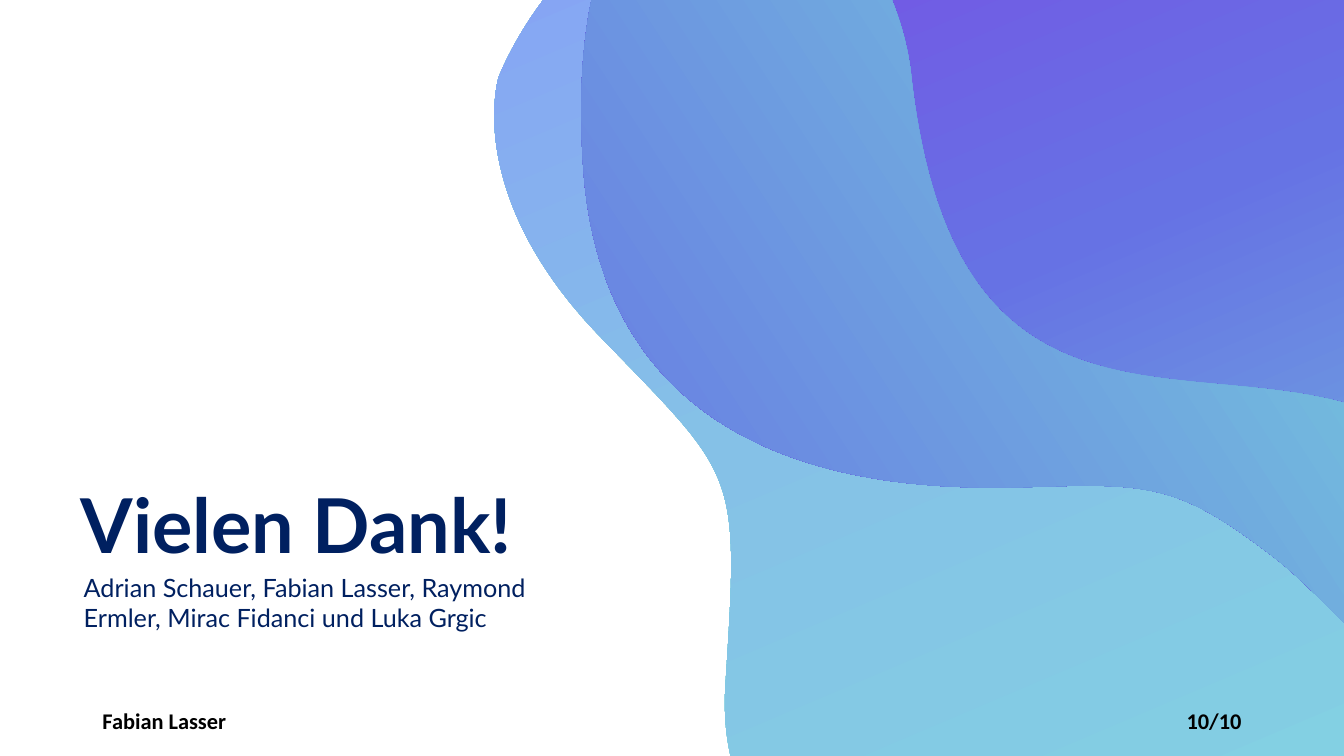
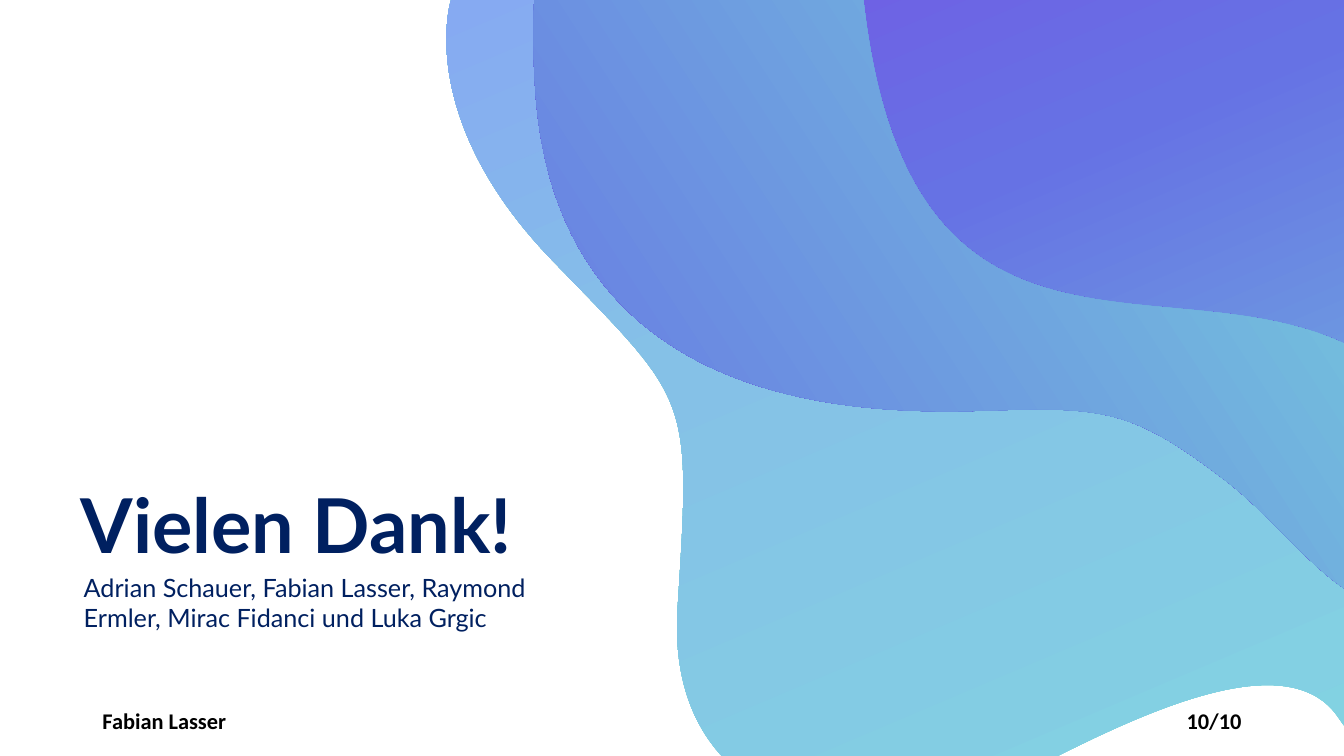
Before and after one commit to LuckyForce/ShareList, a slide deck: slide 10 of documents/T3-ShareList-Statusbericht_v1.0.pptx. Drawn at 1344x756 pixels with LibreOffice and Linux fonts; fonts in the diff are those of the drawing. Boxes give left, top, right and bottom in pixels: in the first picture for what was removed or moved away, otherwise in the second. Text is boxed around its words. In the diff, an @@ line names an element or a change of style, - is before the commit and + after.

```diff
--- a/documents/T3-ShareList-Statusbericht_v1.0.pptx
+++ b/documents/T3-ShareList-Statusbericht_v1.0.pptx
@@ freeform shape: place and size @@
-freeform shape at bbox=[325, 0, 1344, 756]
+freeform shape at bbox=[278, 0, 1344, 756]
@@ freeform shape: place and size @@
-freeform shape at bbox=[363, 0, 1344, 756]
+freeform shape at bbox=[316, 0, 1344, 756]
@@ freeform shape: place and size @@
-freeform shape at bbox=[391, 0, 1344, 756]
+freeform shape at bbox=[342, 0, 1344, 756]
```
Also in this commit, not shown: 8 other slides changed, 1 other file.
